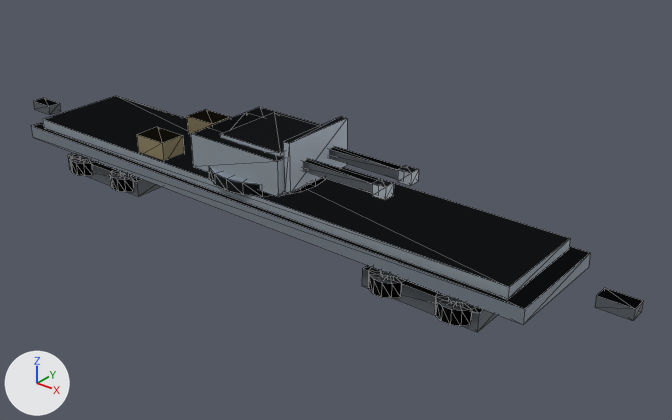
The glTF model prototype/assets/models/weapon.glb as it was, and as the next commit left it.
Rendered twice from a camera (50 mm lens) standing at (16.6, -17.8, 12.4) and looking at (1.8, 0.8, 0.9). The lights are fixed; the arrows at lower left show +X, +Y and +Z. The picture after the commit comes second. Mesh edges are drawn as thin lines. Vertices at exactly the same position are counted once.

In view in the first picture: 'weapon'.
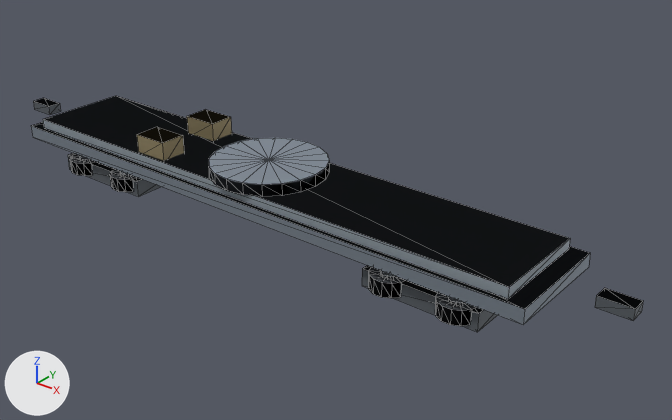
The edits, one by one:
me_weapon is used by ob_weapon; location (0.0, 0.0, 0.0).
me_weapon had 587 vertices, 852 faces and spanned x -10.9..10.9, y -1.7..1.7, z 0.3..3.5.
me_weapon now has 523 vertices, 756 faces and spans x -10.9..10.9, y -1.7..1.7, z 0.3..2.5.
me_weapon part 1: 8 loose pieces with 64 vertices, spanning x -1.6..4.6, y -1.4..1.4, z 2.0..3.5, are deleted.

What differs and where, as boxes (x1, y1, x2, y2) in the pictures (672 x 420 px):
part 1 of me_weapon, deleted: before (191, 107, 419, 200)
